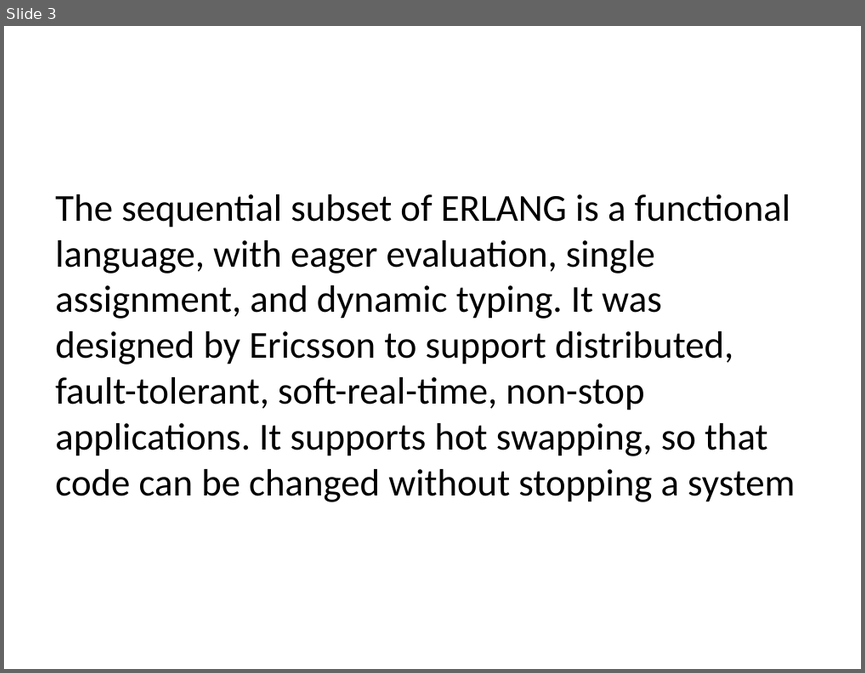
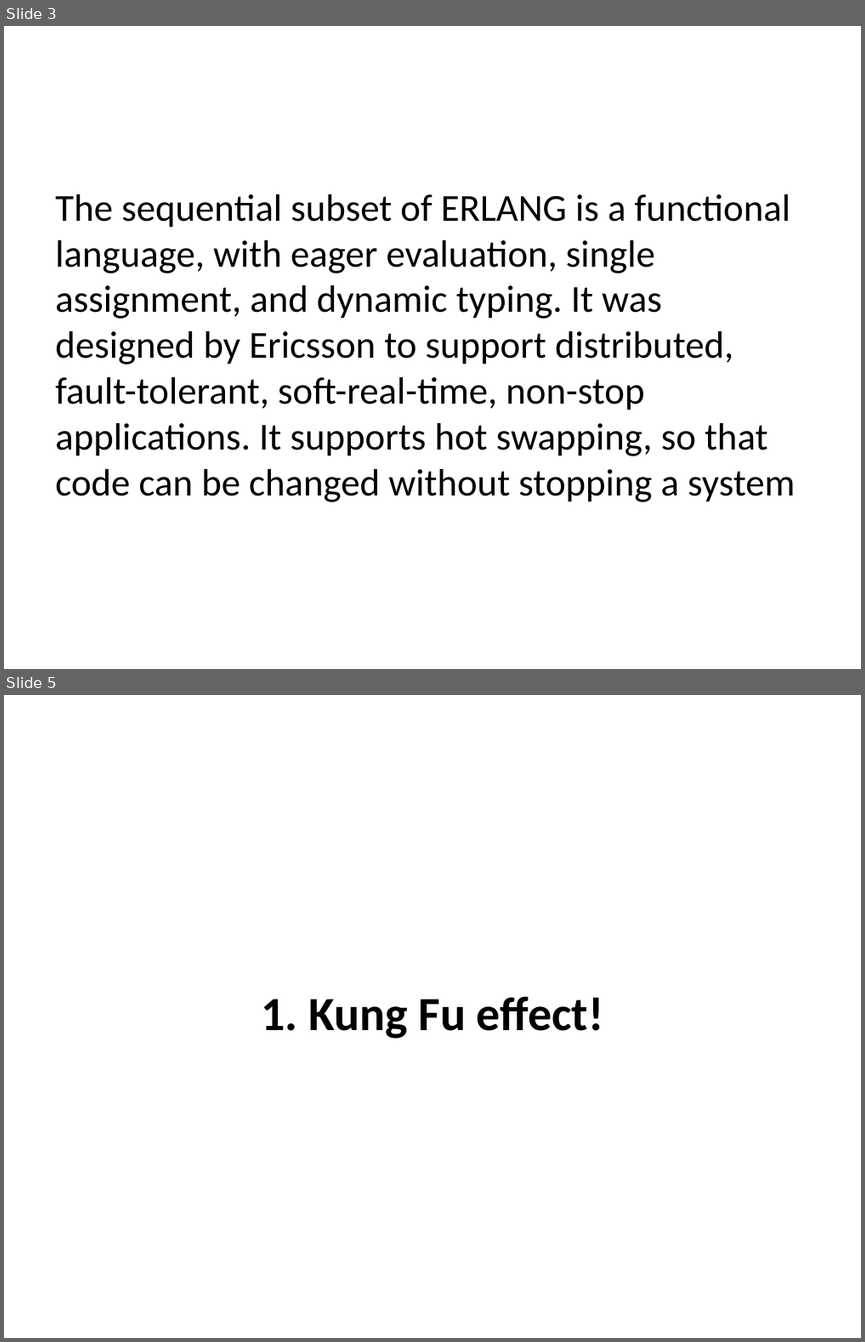
Before and after one commit to texhad3op/ErlangIntro, a slide deck: ErlangIntro.pptx. Shown one above the other, each under a label of ours: slide 3 before the commit, slides 3 and 5 after it; the slides between them are not shown. The pictures are 865x673 and 865x1342 pixels, drawn with LibreOffice and Linux fonts; fonts in the diff are those of the drawing. Boxes give left, top, right and bottom in pixels: in the first picture for what was removed or moved away, otherwise in the second. Text is boxed around its words. In the diff, an @@ line names an element or a change of style, - is before the commit and + after.

```diff
--- a/ErlangIntro.pptx
+++ b/ErlangIntro.pptx
@@ slide 5 added at bbox=[4, 695, 861, 1338], background #FFFFFF @@
@@ text added at bbox=[261, 996, 604, 1038], 40 pt, text #000000, bold @@
+1. Kung Fu effect!
```
Also in this commit, not shown: 6 slides changed, 2 other slides added, 28 other files.
